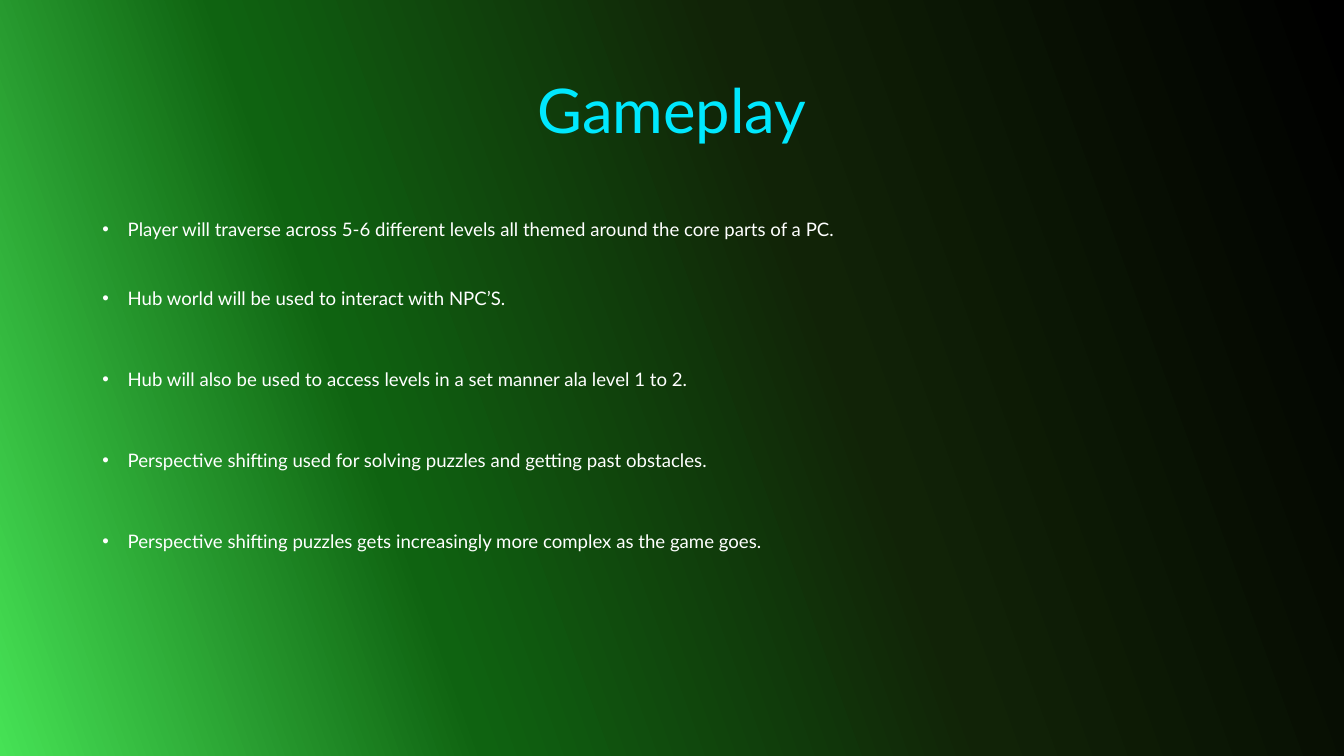
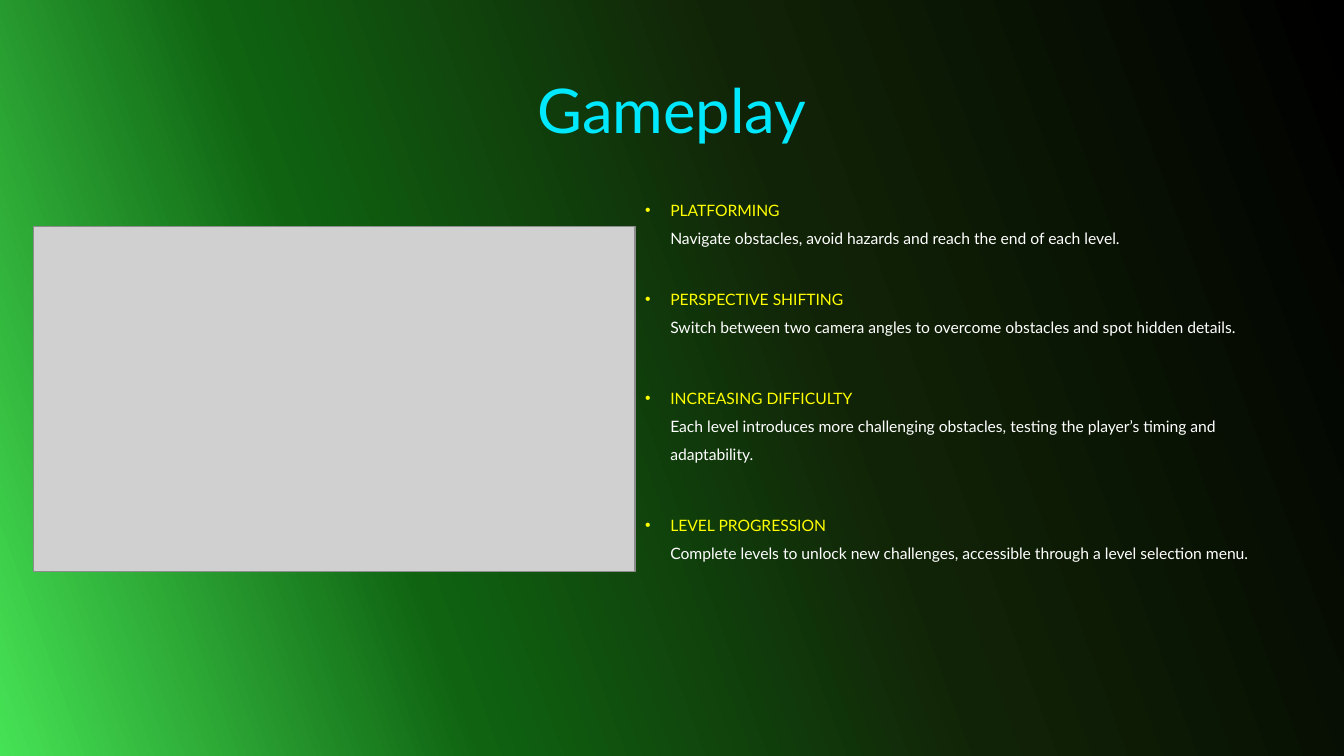
Before and after one commit to forrest10101/Portfolio-Platformer, a slide deck: slide 9 of TechnoSprint Pitch Presentation.pptx. Drawn at 1344x756 pixels with LibreOffice and Linux fonts; fonts in the diff are those of the drawing; grey boxes stand for pictures; background and template pictures are left out. Boxes give left, top, right and bottom in pixels: in the first picture for what was removed or moved away, otherwise in the second. Text is boxed around its words. In the diff, an @@ line names an element or a change of style, - is before the commit and + after.

```diff
--- a/TechnoSprint Pitch Presentation.pptx
+++ b/TechnoSprint Pitch Presentation.pptx
@@ text at (670, 204, 1248, 562): text changed; size 13.3 to 11.2 pt @@
-• Player will traverse across 5-6 different levels all themed around the core parts of a PC.
-• Hub world will be used to interact with NPC’S.
-• Hub will also be used to access levels in a set manner ala level 1 to 2.
-• Perspective shifting used for solving puzzles and getting past obstacles.
-• Perspective shifting puzzles gets increasingly more complex as the game goes.
+• PLATFORMING
+  Navigate obstacles, avoid hazards and reach the end of each level.
+• PERSPECTIVE SHIFTING
+  Switch between two camera angles to overcome obstacles and spot hidden details.
+• INCREASING DIFFICULTY
+  Each level introduces more challenging obstacles, testing the player’s timing and adaptability.
+• LEVEL PROGRESSION
+  Complete levels to unlock new challenges, accessible through a level selection menu.
@@ picture added at (33, 227, 635, 572) @@
```
Also in this commit, not shown: 5 other slides changed, 1 slide added, 1 slide removed.
